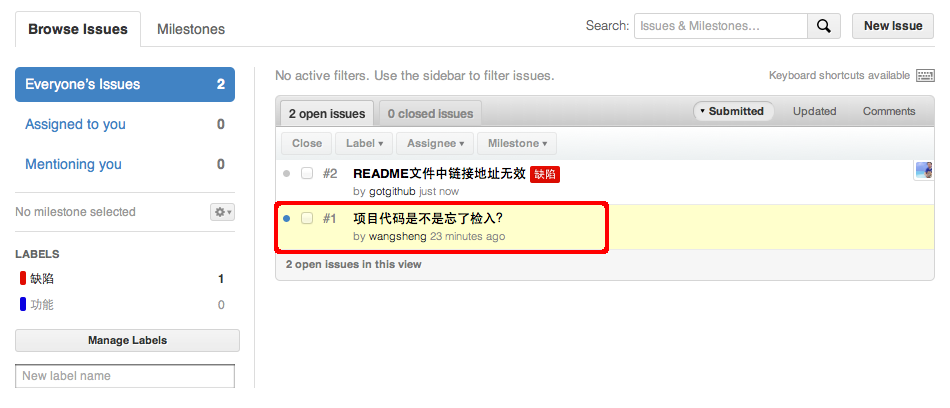
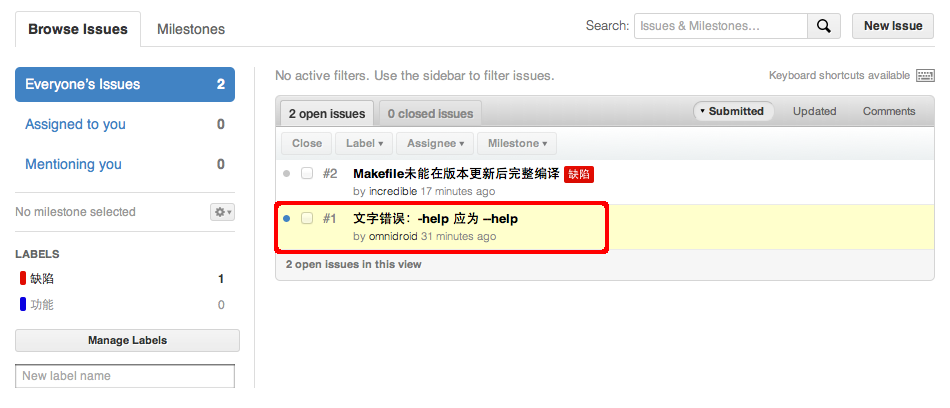
Layer changes from the first w=950, h=408 image to the second:
painted on "背景" over 353, 160, 934, 243
